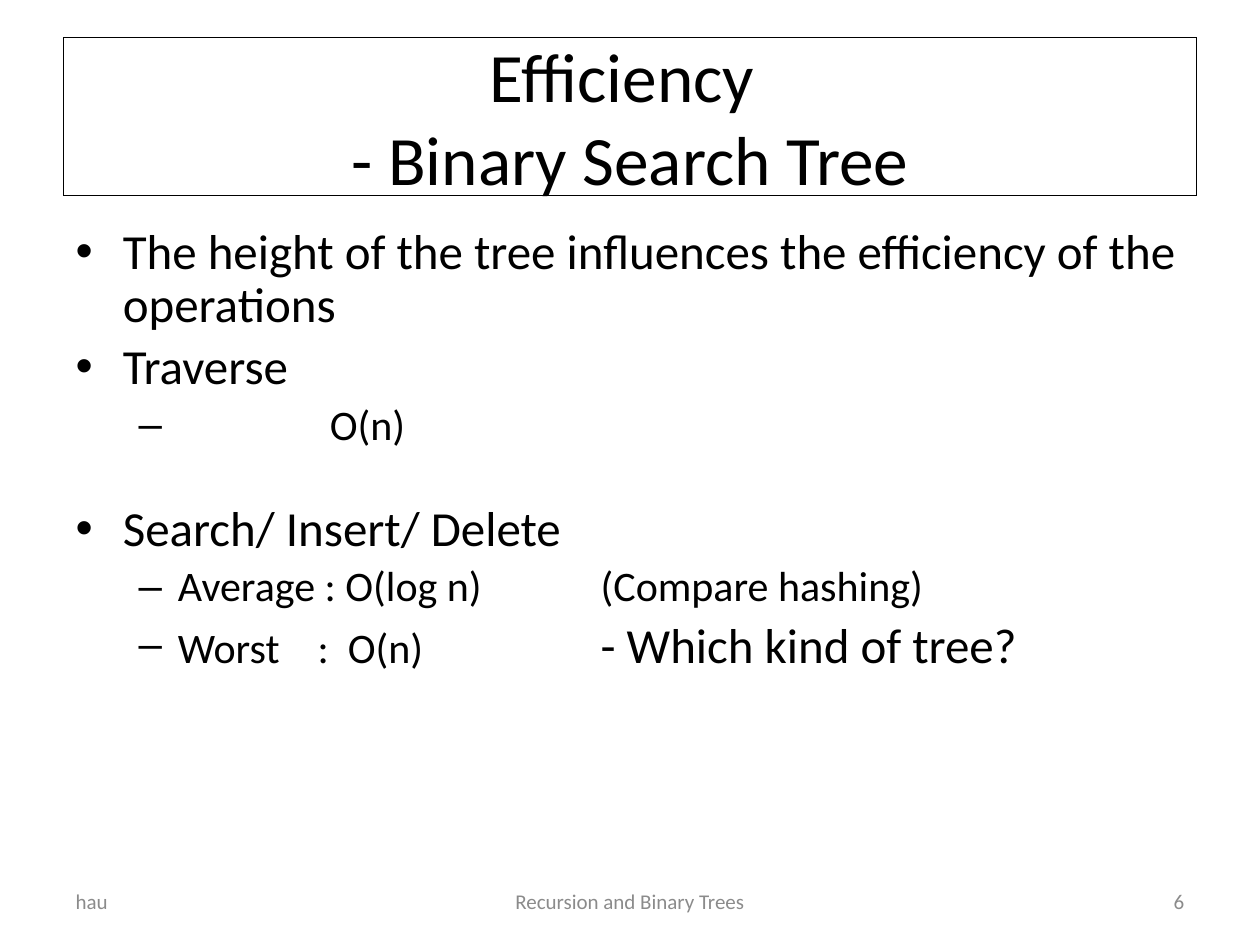
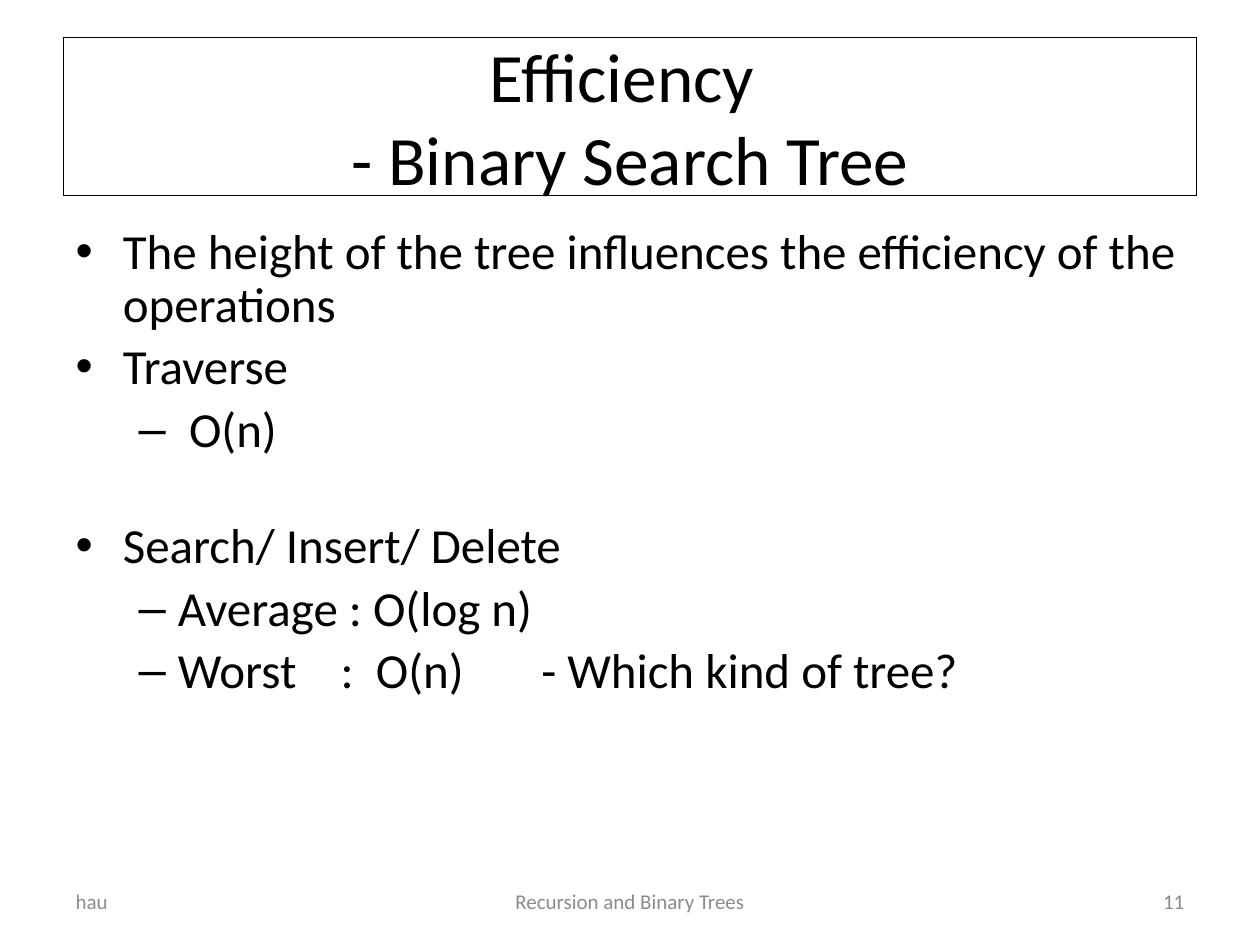
Before and after one commit to CphBusCosSem2/week5-algorithms, a slide deck: slide 11 of slides/day2Recursion and Binary trees.pptx (slide 6 before the commit). Drawn at 1260x945 pixels with LibreOffice and Linux fonts; fonts in the diff are those of the drawing. Boxes give left, top, right and bottom in pixels: in the first picture for what was removed or moved away, otherwise in the second. Text is boxed around its words. In the diff, an @@ line names an element or a change of style, - is before the commit and + after.

```diff
--- a/slides/day2Recursion and Binary trees.pptx
+++ b/slides/day2Recursion and Binary trees.pptx
@@ text at box(178, 411, 957, 695): size 24 to 28 pt in "O(n)", "Worst : O(n)" @@
@@ text at box(178, 590, 532, 635): text changed; size 24 to 28 pt @@
-  – Average : O(log n) (Compare hashing)
+  – Average : O(log n)
@@ page number at box(1163, 895, 1184, 909): text changed @@
-6
+11
```
Also in this commit, not shown: 1 other slide changed, 5 slides added, 26 other files.
